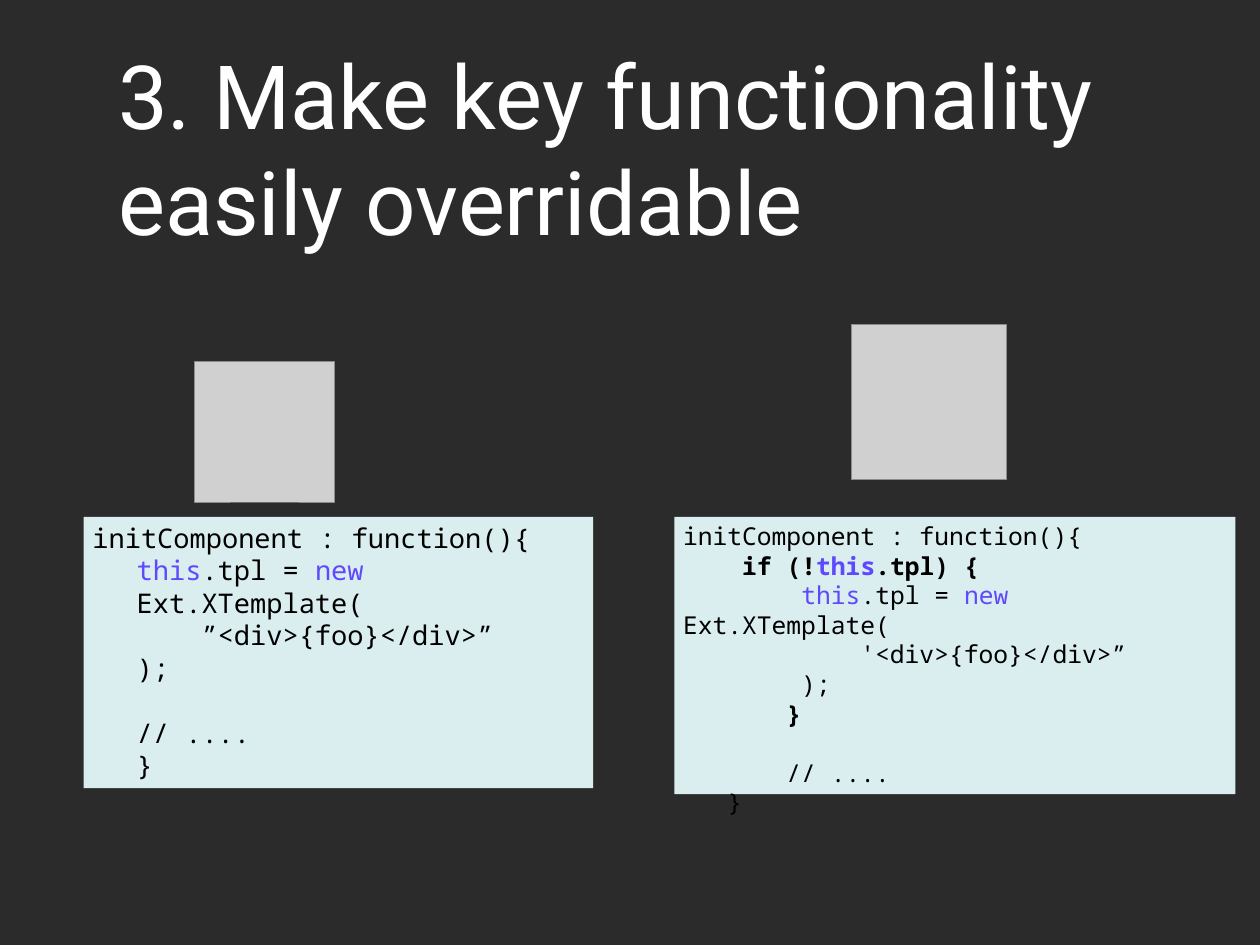
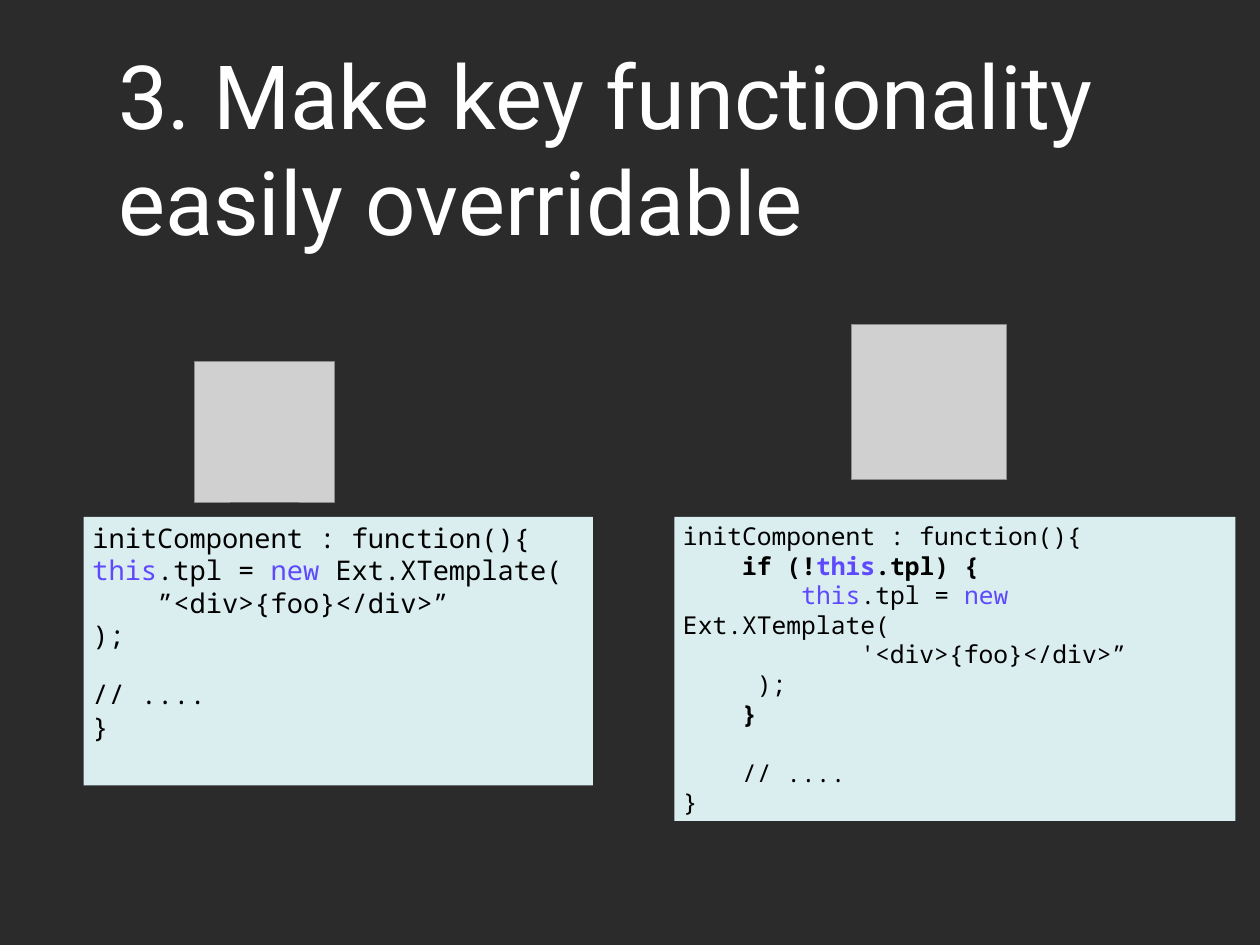
Before and after one commit to veltzer/demos, a slide deck: slide 42 of javascript/ext4/doc/external/developingcomponentsandextensionsforextjs-101118131444-phpapp01.pptx. Drawn at 1260x945 pixels with LibreOffice and Linux fonts; fonts in the diff are those of the drawing; grey boxes stand for pictures; background and template pictures are left out; a plain dark background stands for a picture behind light text. Boxes give left, top, right and bottom in pixels: in the first picture for what was removed or moved away, otherwise in the second. Text is boxed around its words. In the diff, an @@ line names an element or a change of style, - is before the commit and + after.

```diff
--- a/javascript/ext4/doc/external/developingcomponentsandextensionsforextjs-101118131444-phpapp01.pptx
+++ b/javascript/ext4/doc/external/developingcomponentsandextensionsforextjs-101118131444-phpapp01.pptx
@@ rectangle "initComponent : function(){": place and size @@
-rectangle "initComponent : function(){" at [674, 517, 1235, 794]
+rectangle "initComponent : function(){" at [674, 517, 1235, 821]
@@ rectangle "initComponent : function(){" at [674, 517, 1235, 821]: list level 2 to 1 in ");" @@
@@ text in rectangle at [92, 559, 563, 618]: list level 2 to 1 in "this.tpl = new Ext.XTemplate("; list level 2 to 1 in "”<div>{foo}</div>”"; list level 2 to 1 in ");"; list level 2 to 1 in "// ...." @@
```
Also in this commit, not shown: 43 other slides changed.
